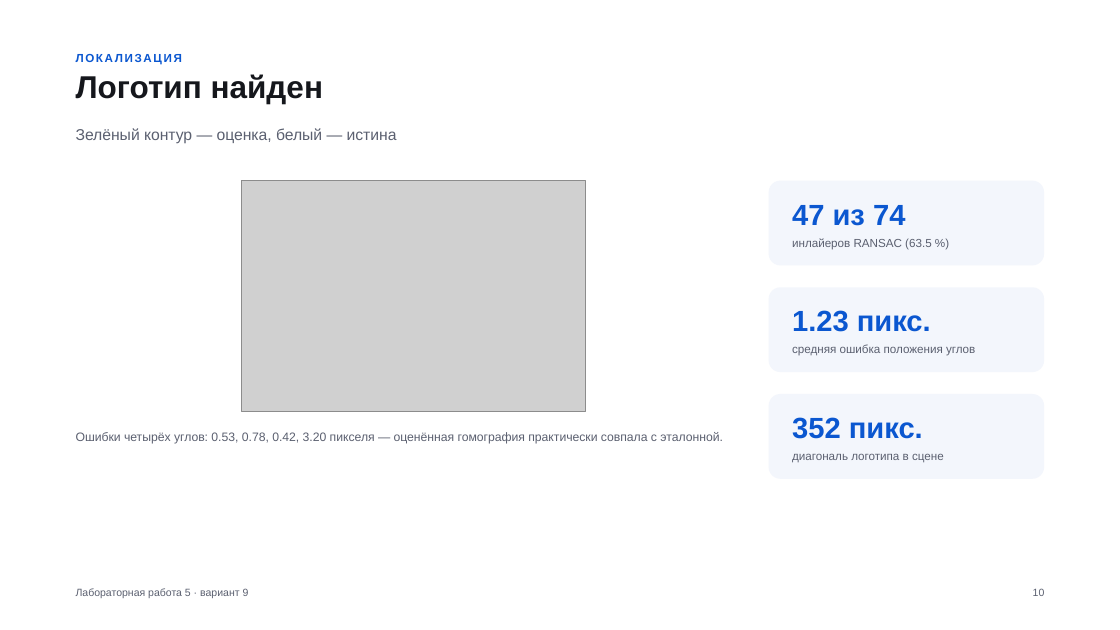
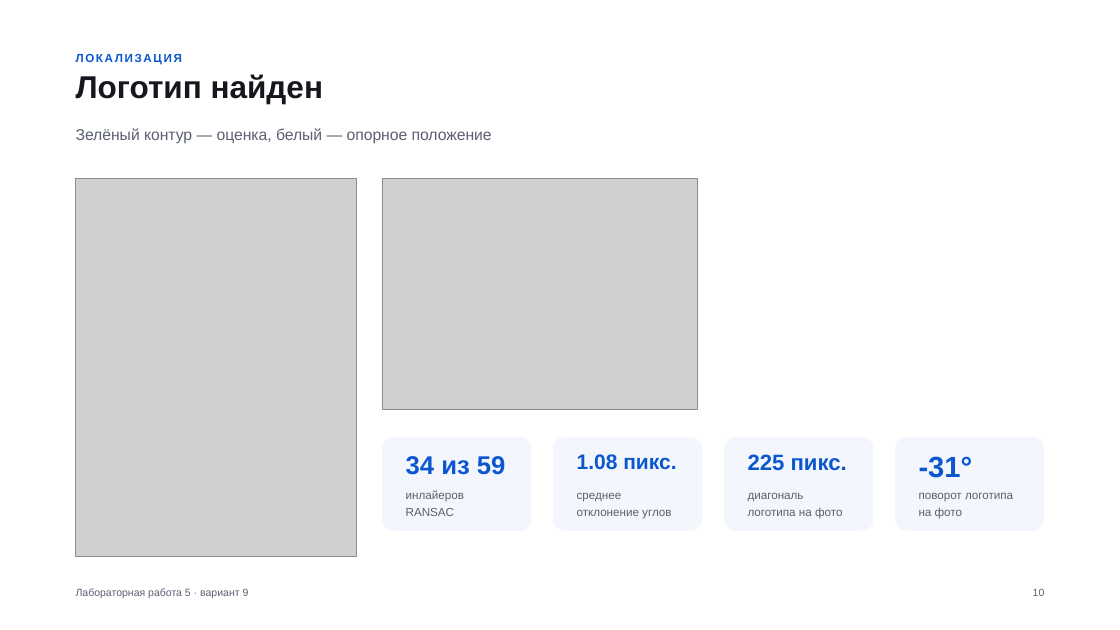
Before and after one commit to stepanshepilov/TSU_CV, a slide deck: slide 10 of lab5/Лабораторная_5_вариант_9.pptx. Drawn at 1120x630 pixels with LibreOffice and Linux fonts; fonts in the diff are those of the drawing; grey boxes stand for pictures. Boxes give left, top, right and bottom in pixels: in the first picture for what was removed or moved away, otherwise in the second. Text is boxed around its words. In the diff, an @@ line names an element or a change of style, - is before the commit and + after.

```diff
--- a/lab5/Лабораторная_5_вариант_9.pptx
+++ b/lab5/Лабораторная_5_вариант_9.pptx
@@ text at (76, 128, 492, 144): text changed @@
-Зелёный контур — оценка, белый — истина
+Зелёный контур — оценка, белый — опорное положение
@@ picture added at (76, 178, 356, 556) @@
@@ picture added at (382, 178, 697, 409) @@
@@ picture removed at (242, 181, 586, 412) @@
@@ rounded rectangle removed at (769, 181, 1044, 266) @@
@@ text removed at (792, 205, 905, 226) @@
-47 из 74
@@ rounded rectangle removed at (769, 287, 1044, 372) @@
@@ text removed at (792, 344, 975, 356) @@
-средняя ошибка положения углов
@@ text removed at (792, 417, 923, 439) @@
-352 пикс.
@@ text removed at (76, 432, 722, 444) @@
-Ошибки четырёх углов: 0.53, 0.78, 0.42, 3.20 пикселя — оценённая гомография практически совпала с эталонной.
@@ rounded rectangle added at (382, 437, 531, 531), fill #F3F6FC @@
@@ rounded rectangle added at (553, 437, 702, 531), fill #F3F6FC @@
@@ rounded rectangle added at (724, 437, 873, 531), fill #F3F6FC @@
@@ rounded rectangle: place and size @@
-rounded rectangle at (769, 394, 1044, 479)
+rounded rectangle at (895, 437, 1044, 531)
@@ rounded rectangle at (895, 437, 1044, 531): proportions changed @@
@@ text added at (406, 456, 506, 475), 22 pt, text #0B57D0, bold @@
+34 из 59
@@ text at (577, 454, 676, 470): text changed; size 25 to 18 pt @@
-1.23 пикс.
+1.08 пикс.
@@ text at (748, 454, 847, 471): text changed; size 10 to 19 pt; text colour #5B6070 to #0B57D0; bold on @@
-диагональ логотипа в сцене
+225 пикс.
@@ text added at (919, 456, 973, 478), 25 pt, text #0B57D0, bold @@
+-31°
@@ text at (406, 490, 464, 516): text changed @@
-инлайеров RANSAC (63.5 %)
+инлайеров RANSAC
@@ text added at (577, 493, 671, 519), 10 pt, text #5B6070 @@
+среднее отклонение углов
@@ text added at (748, 493, 842, 519), 10 pt, text #5B6070 @@
+диагональ логотипа на фото
@@ text added at (919, 493, 1013, 519), 10 pt, text #5B6070 @@
+поворот логотипа на фото
```
Also in this commit, not shown: 13 other slides changed, 2 slides added, 2 slides removed, 28 other files.
